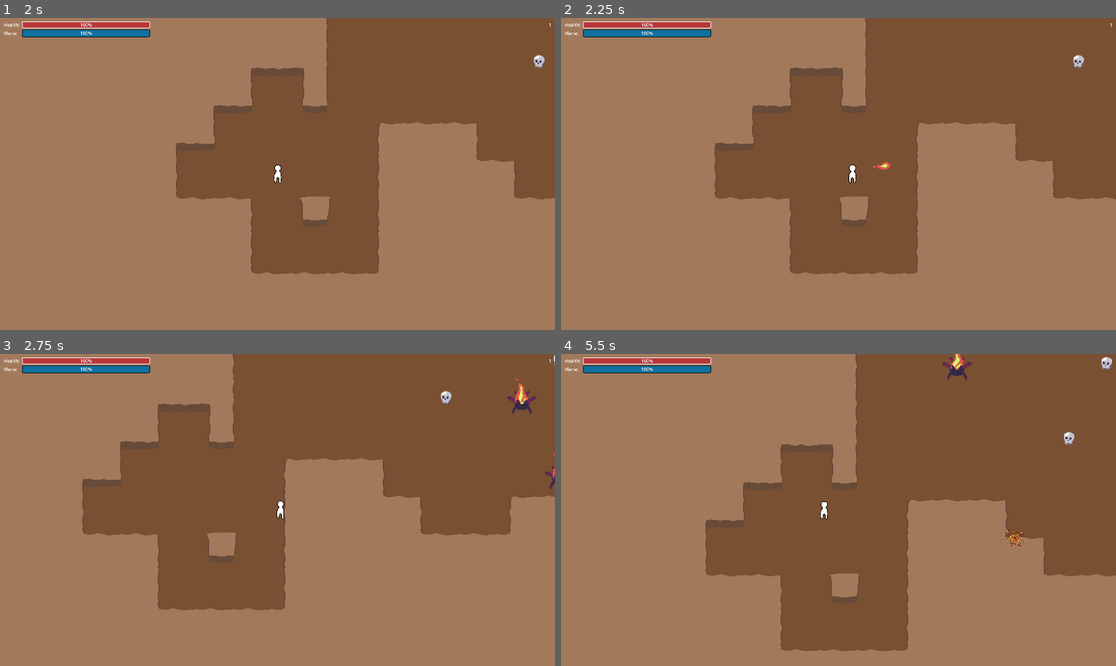
Above: before the commit, frames 1-4 (two rows, left to right).
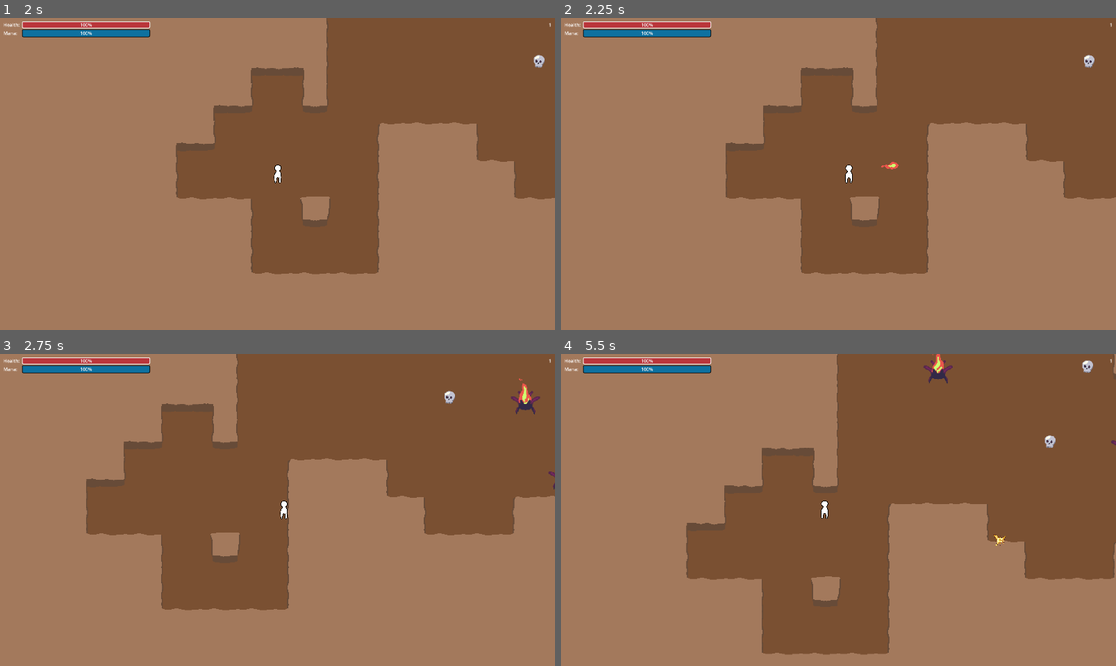
Above: after the commit, the same moments.

Repository: wpuerner/inferno
Game: Godot game, scene res://scenes/main_menu.tscn
Same seed, same stepped clock (60 frames per second), same inputs: the game is played once before the commit and once after it.
Inputs (mouse positions are in pixels of both pictures, inside the frame that each line leads up to):
- Up to frame 1 (2 s): click "Play" at 0.5 s; click "READY" at 1.25 s
- Up to frame 2 (2.25 s): tap Enter at 2 s; move the mouse to (960, 158) at 2.02 s; press the mouse at (960, 158) at 2.03 s; hold D (move_right) from 2.03 s (still down)
- Up to frame 3 (2.75 s): keep holding D (move_right)
- Up to frame 4 (5.5 s): move the mouse to (727, 525) at 2.77 s; release D (move_right) at 2.78 s; release the mouse at (727, 525) at 2.78 s; hold S (move_down) 2.78-3.53 s; right-click (727, 525) at 2.85 s; move the mouse to (894, 441) at 3.52 s; press the mouse at (894, 441) at 3.53 s; hold D (move_right) 3.53-4.28 s; move the mouse to (810, 572) at 4.27 s; release the mouse at (810, 572) at 4.28 s; hold W (move_up) 4.28-5.03 s; right-click (810, 572) at 4.35 s; move the mouse to (1005, 556) at 5.02 s; press the mouse at (1005, 556) at 5.03 s; hold A (move_left) from 5.03 s (still down)

Frame 1 is identical in both runs. In frame 2, 4.2% of the frame differs, in the area x 27-100%, y 0-83%; in frame 3, 1.9%; in frame 4, 8.7%, in the area x 22-100%, y 0-97%.

Commit message:
give player movement acceleration

Diff:
--- a/scenes/parts/warp_utility/warp_utility.gd
+++ b/scenes/parts/warp_utility/warp_utility.gd
@@ -6,10 +6,11 @@
 @onready var event_bus: Node = get_node("/root/EventBus")
 
 var warping: bool = false
-var direction: float
+var direction: Vector2
 var speed: float = 1000
 var mana_cost: int = 100
 var default_collision_layer: int
+var initial_velocity: Vector2
 
 func _ready():
 	default_collision_layer = parent.collision_layer
@@ -20,14 +21,20 @@
 	if mana_handler:
 		if !mana_handler.has_enough_mana(mana_cost): return
 		mana_handler.decrease_mana(mana_cost)
+
+	initial_velocity = parent.velocity
+
 	var effect = preload("res://scenes/parts/warp_utility/warp_effect.tscn").instantiate()
 	effect.global_position = parent.global_position
 	parent.add_sibling(effect)
+
 	parent.modulate = Color.TRANSPARENT
 	parent.collision_layer = 0
 	parent.set_physics_process(false)
-	direction = parent.global_position.angle_to_point(parent.get_global_mouse_position())
-	parent.velocity = Vector2.from_angle(direction) * speed
+
+	direction = Vector2(Input.get_axis("move_left", "move_right"), Input.get_axis("move_up", "move_down")).normalized()
+	parent.velocity = direction * speed
+
 	warping = true
 	timer.start()
 
@@ -39,4 +46,5 @@
 	warping = false
 	parent.modulate = Color.WHITE
 	parent.collision_layer = default_collision_layer
+	parent.velocity = initial_velocity
 	parent.set_physics_process(true)
--- a/scenes/parts/warp_utility/warp_utility.tscn
+++ b/scenes/parts/warp_utility/warp_utility.tscn
@@ -7,5 +7,6 @@
 
 [node name="Timer" type="Timer" parent="."]
 wait_time = 0.1
+one_shot = true
 
 [connection signal="timeout" from="Timer" to="." method="_on_timer_timeout"]
--- /dev/null
+++ b/scenes/player/player.gd
@@ -0,0 +1,27 @@
+extends CharacterBody2D
+
+@onready var event_bus: Node = get_node("/root/EventBus")
+@onready var health_attribute: Node = $PlayerHealth
+
+const max_speed: float = 300
+const acceleration: float = 1800
+const deceleration: float = 2200
+
+func _ready():
+	event_bus.pre_level_started.connect(func(): set_physics_process(false))
+	event_bus.player_picked_up_room_rune.connect(func(_rune): set_physics_process(false))
+	event_bus.gameplay_started.connect(func(): set_physics_process(true))
+
+func _physics_process(delta):
+	var direction_x: float = Input.get_axis("move_left", "move_right")
+	var direction_y: float = Input.get_axis("move_up", "move_down")
+	var direction: Vector2 = Vector2(direction_x, direction_y).normalized()
+
+	print_debug(direction)
+
+	if direction.length() > 0:
+		velocity = velocity.move_toward(direction * max_speed, delta * acceleration)
+	else:
+		velocity = velocity.move_toward(Vector2.ZERO, delta * deceleration)
+
+	move_and_slide()
--- a/scenes/player/player.tscn
+++ b/scenes/player/player.tscn
@@ -1,33 +1,9 @@
-[gd_scene load_steps=5 format=3 uid="uid://pdahs317ljur"]
+[gd_scene load_steps=6 format=3 uid="uid://pdahs317ljur"]
 
+[ext_resource type="Script" path="res://scenes/player/player.gd" id="1_31rwy"]
 [ext_resource type="Texture2D" uid="uid://lqlchfa1pk6y" path="res://scenes/player/player.png" id="1_bftvy"]
 [ext_resource type="Script" path="res://scenes/player/player_health.gd" id="2_pv3nn"]
-
-[sub_resource type="GDScript" id="GDScript_4kpq3"]
-script/source = "extends CharacterBody2D
-
-@onready var event_bus: Node = get_node(\"/root/EventBus\")
-@onready var health_attribute: Node = $PlayerHealth
-
-const SPEED = 300.0
-
-func _ready():
-	event_bus.pre_level_started.connect(func(): set_physics_process(false))
-	event_bus.player_picked_up_room_rune.connect(func(_rune): set_physics_process(false))
-	event_bus.gameplay_started.connect(func(): set_physics_process(true))
-
-func _physics_process(_delta):
-	var direction_x: float = Input.get_axis(\"move_left\", \"move_right\")
-	var direction_y: float = Input.get_axis(\"move_up\", \"move_down\")
-	var direction: Vector2 = Vector2(direction_x, direction_y).normalized()
-
-	if direction.length() > 0:
-		velocity = direction * SPEED
-	else:
-		velocity = velocity.move_toward(Vector2.ZERO, SPEED)
-
-	move_and_slide()
-"
+[ext_resource type="PackedScene" uid="uid://dun2wrnfjw7qi" path="res://scenes/parts/warp_utility/warp_utility.tscn" id="4_cr5pl"]
 
 [sub_resource type="CapsuleShape2D" id="CapsuleShape2D_ncfpm"]
 radius = 24.0
@@ -38,7 +14,7 @@
 scale = Vector2(0.25, 0.25)
 collision_mask = 5
 motion_mode = 1
-script = SubResource("GDScript_4kpq3")
+script = ExtResource("1_31rwy")
 
 [node name="Sprite2D" type="Sprite2D" parent="."]
 texture = ExtResource("1_bftvy")
@@ -49,3 +25,5 @@
 
 [node name="PlayerHealth" type="Node" parent="."]
 script = ExtResource("2_pv3nn")
+
+[node name="WarpUtility" parent="." instance=ExtResource("4_cr5pl")]
